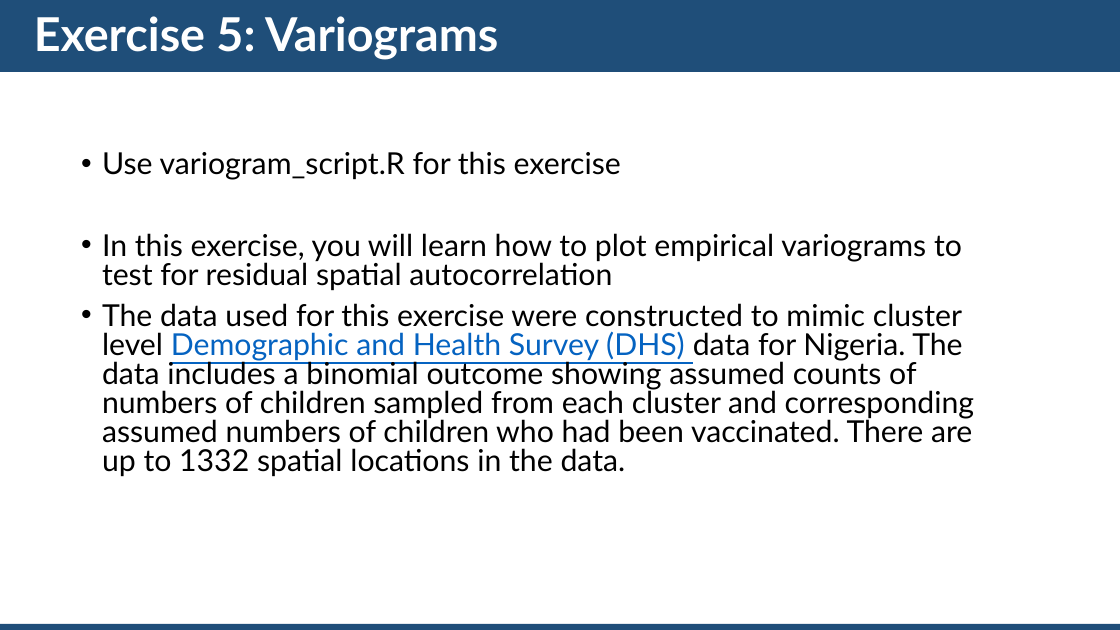
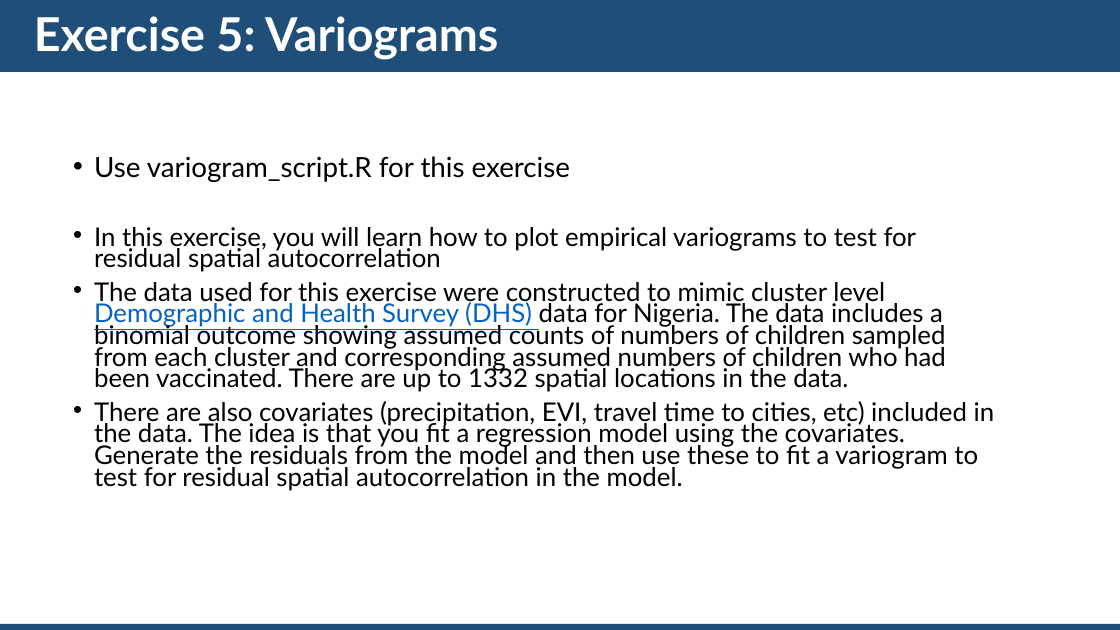
Before and after one commit to EdsonUtazi/CISON_Workshop_Nigeria, a slide deck: slide 32 of Day 2 files/Geostatistical data analysis 1.pptx. Drawn at 1120x630 pixels with LibreOffice and Linux fonts; fonts in the diff are those of the drawing. Boxes give left, top, right and bottom in pixels: in the first picture for what was removed or moved away, otherwise in the second. Text is boxed around its words. In the diff, an @@ line names an element or a change of style, - is before the commit and + after.

Commit message:
Updated geo 1

```diff
--- a/Day 2 files/Geostatistical data analysis 1.pptx
+++ b/Day 2 files/Geostatistical data analysis 1.pptx
@@ text "Use variogram_script.R for this exercise": place and size @@
-text "Use variogram_script.R for this exercise" at (102, 151, 974, 476)
+text "Use variogram_script.R for this exercise" at (94, 156, 995, 491)
@@ text at (94, 156, 946, 392): size 25.9 to 23.8 pt in "Use variogram_script.R for this exercise"; size 25.9 to 22.1 pt in "In this exercise, you will learn how ...", "The data used for this exercise were ..."; line spacing 0.8 to 0.7 @@
@@ text at (94, 401, 995, 491): paragraph added @@
+• There are also covariates (precipitation, EVI, travel time to cities, etc) included in the data. The idea is that you fit a regression model using the covariates. Generate the residuals from the model and then use these to fit a variogram to test for residual spatial autocorrelation in the model.
```
